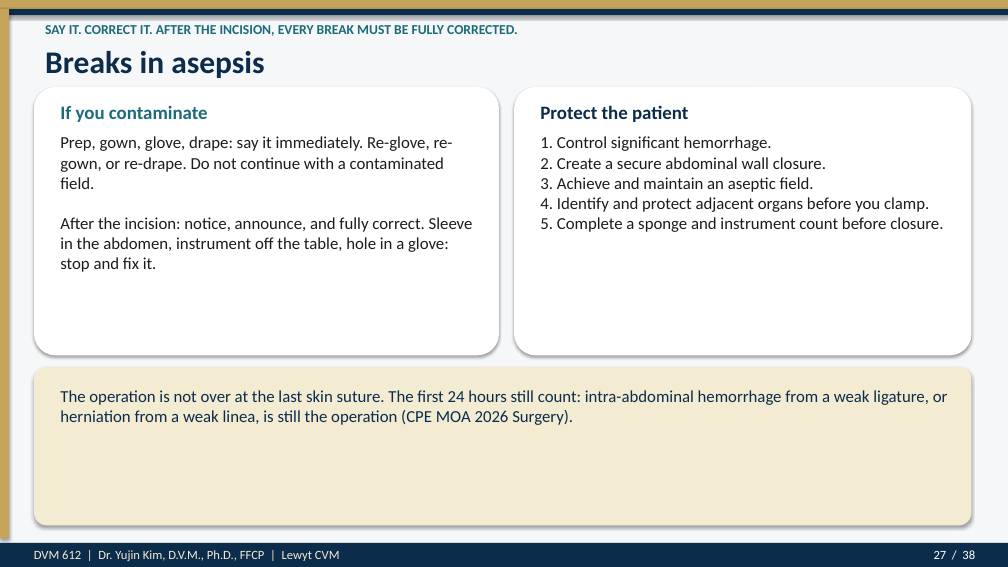
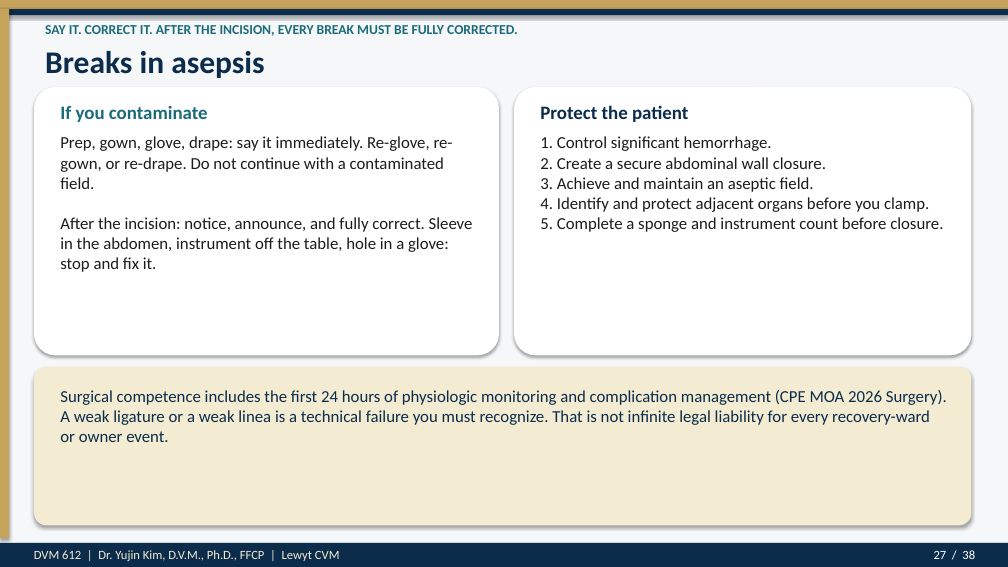
Before and after one commit to drkimvet/happycare, a slide deck: slide 27 of lectures/DVM-612_Week4_Preop_PatientPrep_Postop.pptx. Drawn at 1008x567 pixels with LibreOffice and Linux fonts; fonts in the diff are those of the drawing. Boxes give left, top, right and bottom in pixels: in the first picture for what was removed or moved away, otherwise in the second. Text is boxed around its words. In the diff, an @@ line names an element or a change of style, - is before the commit and + after.

```diff
--- a/lectures/DVM-612_Week4_Preop_PatientPrep_Postop.pptx
+++ b/lectures/DVM-612_Week4_Preop_PatientPrep_Postop.pptx
@@ text at (60, 390, 947, 442): text changed @@
-The operation is not over at the last skin suture. The first 24 hours still count: intra-abdominal hemorrhage from a weak ligature, or herniation from a weak linea, is still the operation (CPE MOA 2026 Surgery).
+Surgical competence includes the first 24 hours of physiologic monitoring and complication management (CPE MOA 2026 Surgery). A weak ligature or a weak linea is a technical failure you must recognize. That is not infinite legal liability for every recovery-ward or owner event.
```
Also in this commit, not shown: 13 other slides changed, 7 other files.
